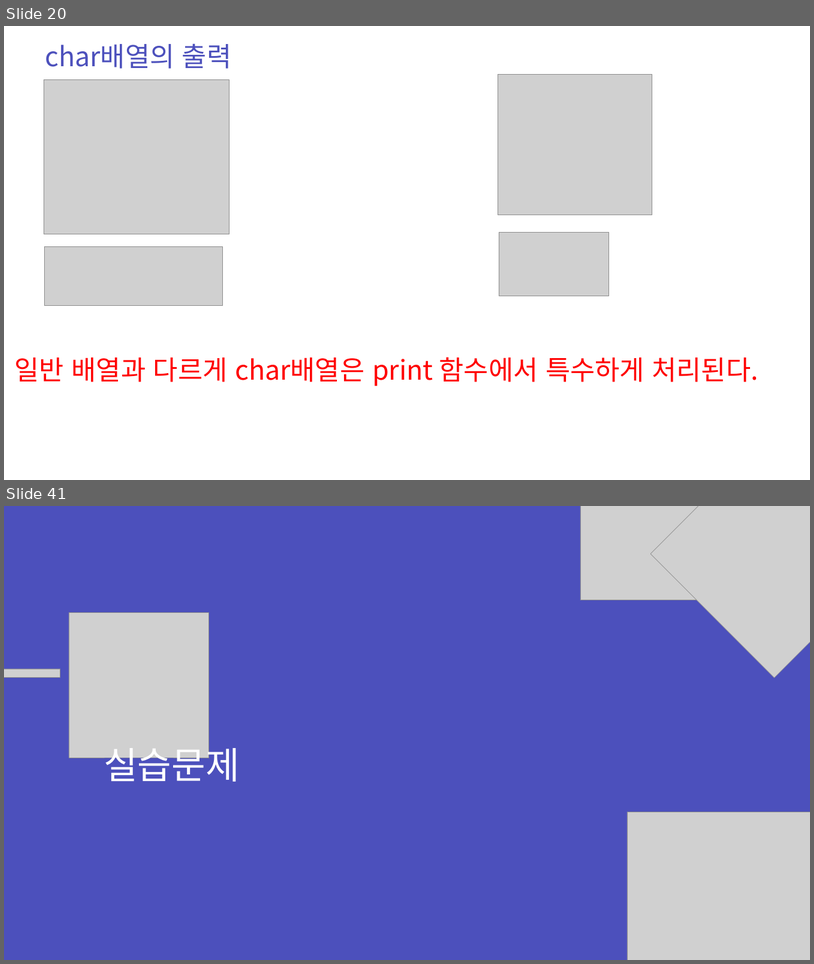
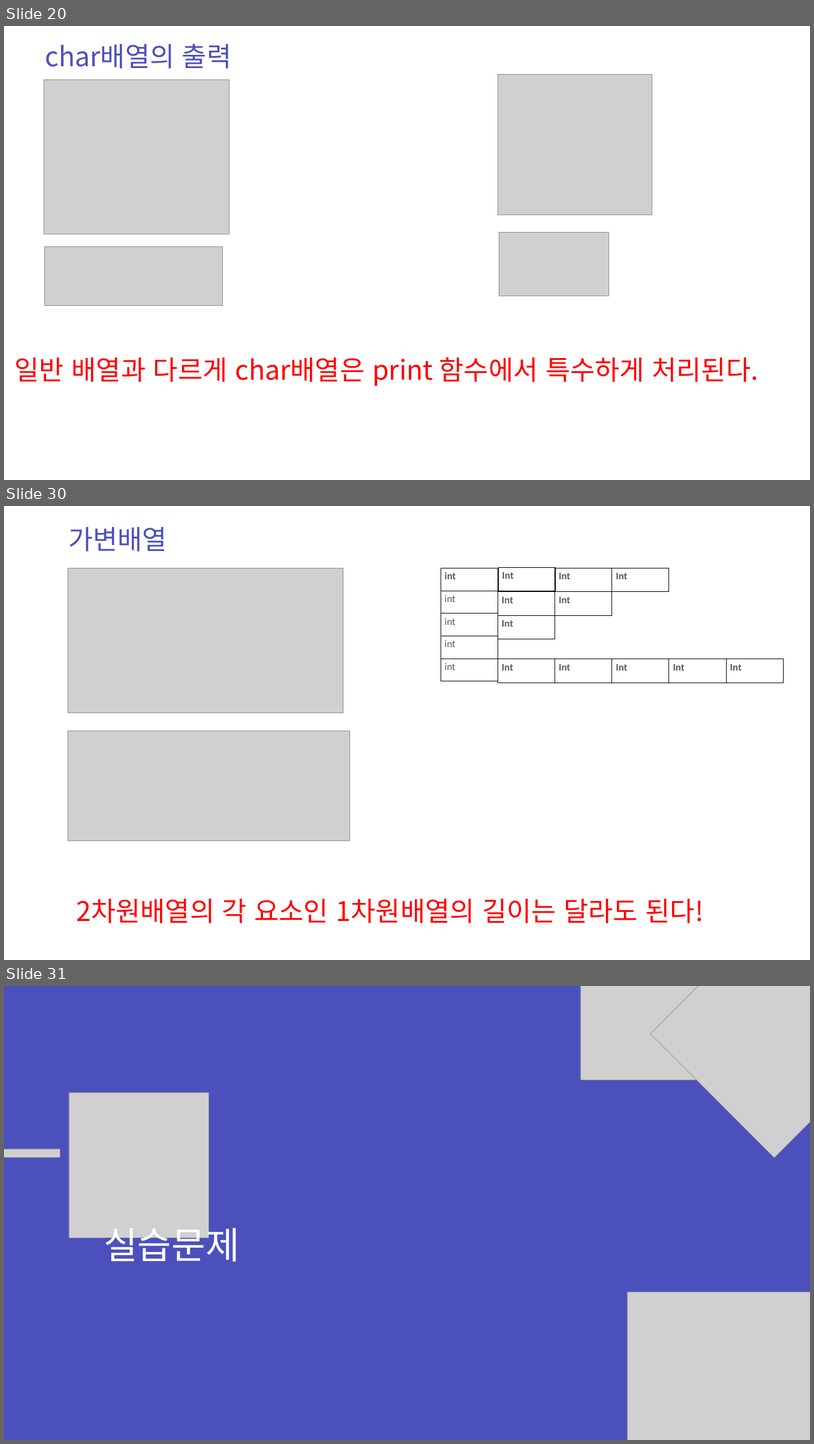
Before and after one commit to zest132/JavaLecture, a slide deck: JavaLecture/LectureFile/java 5강.pptx. Shown one above the other, each under a label of ours: slides 20 and 41 before the commit, slides 20, 30 and 31 after it; the slides between them are not shown. The pictures are 814x964 and 814x1444 pixels, drawn with LibreOffice and Linux fonts; fonts in the diff are those of the drawing; grey boxes stand for pictures. Boxes give left, top, right and bottom in pixels: in the first picture for what was removed or moved away, otherwise in the second. Text is boxed around its words. In the diff, an @@ line names an element or a change of style, - is before the commit and + after.

```diff
--- a/JavaLecture/LectureFile/java 5강.pptx
+++ b/JavaLecture/LectureFile/java 5강.pptx
@@ slide 30 added at (4, 506, 810, 960), background #FFFFFF @@
@@ text added at (68, 527, 167, 552), 48 pt, text #4C50BC @@
+가변배열
@@ picture added at (68, 568, 343, 712) @@
@@ table added at (441, 568, 498, 681), 5 rows, 1 columns @@
+int
+int
+int
+int
+int
@@ table added at (498, 568, 555, 591), 1 rows, 1 columns @@
+Int
@@ table added at (555, 568, 612, 591), 1 rows, 1 columns @@
+Int
@@ table added at (612, 568, 669, 591), 1 rows, 1 columns @@
+Int
@@ table added at (498, 591, 555, 615), 1 rows, 1 columns @@
+Int
@@ table added at (555, 591, 612, 615), 1 rows, 1 columns @@
+Int
@@ table added at (498, 615, 555, 639), 1 rows, 1 columns @@
+Int
@@ table added at (498, 659, 555, 682), 1 rows, 1 columns @@
+Int
@@ table added at (555, 659, 612, 682), 1 rows, 1 columns @@
+Int
@@ table added at (612, 659, 669, 682), 1 rows, 1 columns @@
+Int
@@ table added at (669, 659, 726, 682), 1 rows, 1 columns @@
+Int
@@ table added at (726, 659, 784, 682), 1 rows, 1 columns @@
+Int
@@ picture added at (68, 731, 350, 841) @@
@@ text added at (76, 898, 704, 923), 48 pt, text #FF0000 @@
+2차원배열의 각 요소인 1차원배열의 길이는 달라도 된다!
@@ what was slide 41 is now slide 31 @@
```
Also in this commit, not shown: 2 slides changed, 9 other slides added, 20 slides removed, 3 other files.
